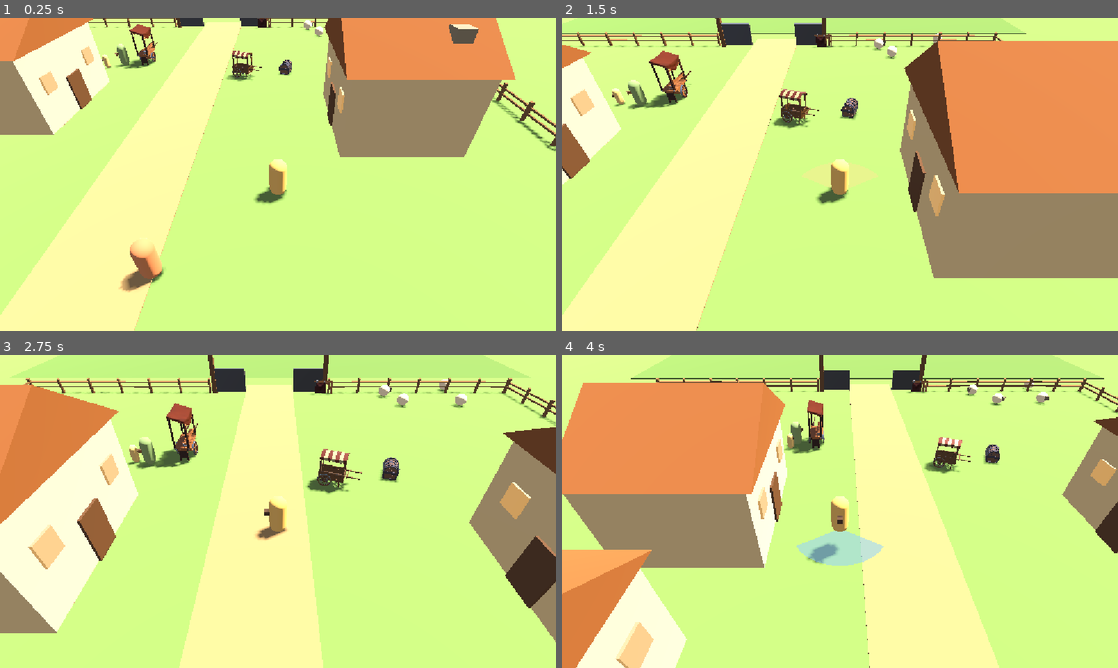
Above: before the commit, frames 1-4 (two rows, left to right).
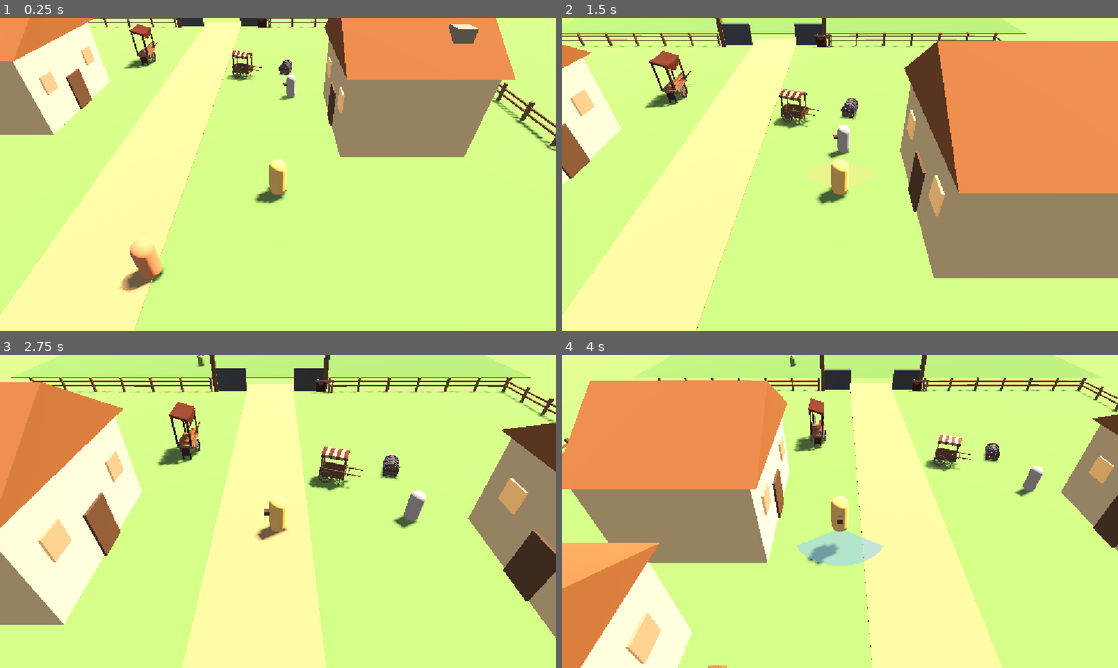
Above: after the commit, the same moments.

Repository: KQFFE/2.5D-ARPG
Game: Godot game, scene res://main.tscn
Same seed, same stepped clock (60 frames per second), same inputs: the game is played once before the commit and once after it.
Inputs (mouse positions are in pixels of both pictures, inside the frame that each line leads up to):
- Up to frame 1 (0.25 s): no input
- Up to frame 2 (1.5 s): tap Enter at 0.5 s; move the mouse to (812, 237) at 0.52 s; hold Shift (run) 0.53-1.28 s; hold W (move_up) from 0.53 s (still down); click (812, 237) at 0.67 s; tap Space (jump) at 0.77 s; move the mouse to (1006, 221) at 1.27 s; click (1006, 221) at 1.35 s
- Up to frame 3 (2.75 s): tap Space (jump) at 1.52 s; tap Shift (run) at 1.55, 2.3 s; move the mouse to (111, 464) at 2.02 s; release W (move_up) at 2.03 s; hold A (move_left) from 2.03 s (still down); hold Q (dash) from 2.03 s (still down)
- Up to frame 4 (4 s): move the mouse to (867, 511) at 2.77 s; release Q (dash) at 2.78 s; tap E (interact) at 2.85 s; click (867, 511) at 2.92 s; tap Space (jump) at 3.02, 3.77 s; tap Shift (run) at 3.05 s; move the mouse to (756, 433) at 3.52 s; release A (move_left) at 3.53 s; hold S (move_down) from 3.53 s (still down); hold Shift (run) from 3.53 s (still down); right-click (756, 433) at 3.6 s

The runs differ from the first frame. In frame 1, 0.4% of the frame differs, in the area x 18-59%, y 0-27%; in frame 2, 0.7%; in frame 3, 8.7%, in the area x 0-100%, y 0-100%; in frame 4, 8.2%.

Commit message:
Fix lamp activation wiring and actor placement after the world turn

Diff:
--- a/scenes/village.tscn
+++ b/scenes/village.tscn
@@ -22,7 +22,6 @@
 [ext_resource type="Script" uid="uid://cust64sb6anh4" path="res://scripts/occluder_fader.gd" id="20_fader"]
 [ext_resource type="PackedScene" path="res://structures/lamppost.tscn" id="21_lamppost"]
 [ext_resource type="Script" uid="uid://ckqyiucaqrf2" path="res://scripts/checkpoint_manager.gd" id="21_v3dlt"]
-[ext_resource type="Script" path="res://scripts/lamppost.gd" id="23_kbuqd"]
 
 [sub_resource type="ProceduralSkyMaterial" id="ProceduralSkyMaterial_village"]
 sky_top_color = Color(0.42, 0.56, 0.76, 1)
@@ -322,7 +321,7 @@
 transform = Transform3D(1, 0, 0, 0, 1, 0, 0, 0, 1, 2, 0, 4)
 
 [node name="OldMan" parent="Actors" unique_id=899328199 instance=ExtResource("2_npc")]
-transform = Transform3D(0.87758255, 0, 0.47942555, 0, 1, 0, -0.47942555, 0, 0.87758255, -7, 0, 9)
+transform = Transform3D(0.87758255, 0, 0.47942555, 0, 1, 0, -0.47942555, 0, 0.87758255, 7, 0, -9)
 speaker_name = "Old Bran"
 body_color = Color(0.62, 0.63, 0.68, 1)
 body_scale = 0.95
@@ -331,7 +330,7 @@
 wander_radius = 1.2
 
 [node name="Mother" parent="Actors" unique_id=2057657236 instance=ExtResource("2_npc")]
-transform = Transform3D(0.921061, 0, -0.38941833, 0, 1, 0, 0.38941833, 0, 0.921061, -6, 0, -15)
+transform = Transform3D(0.921061, 0, -0.38941833, 0, 1, 0, 0.38941833, 0, 0.921061, 6, 0, 15)
 speaker_name = "Mother"
 body_color = Color(0.5, 0.62, 0.45, 1)
 lines = PackedStringArray("Hush now. Stay close to me.", "The goblins came right up to the fence last night.", "We have not slept properly in a fortnight.")
@@ -339,7 +338,7 @@
 wander_radius = 1.1
 
 [node name="Child" parent="Actors" unique_id=1618072906 instance=ExtResource("2_npc")]
-transform = Transform3D(0.6967067, 0, 0.7173561, 0, 1, 0, -0.7173561, 0, 0.6967067, -7, 0, -14)
+transform = Transform3D(0.6967067, 0, 0.7173561, 0, 1, 0, -0.7173561, 0, 0.6967067, 7, 0, 14)
 speaker_name = "Child"
 body_color = Color(0.85, 0.75, 0.52, 1)
 body_scale = 0.65
@@ -348,28 +347,28 @@
 wander_radius = 1.6
 
 [node name="Sheep1" parent="Actors" unique_id=1010673679 instance=ExtResource("4_sheep")]
-transform = Transform3D(1, 0, 0, 0, 1, 0, 0, 0, 1, 9, 0, -25)
+transform = Transform3D(1, 0, 0, 0, 1, 0, 0, 0, 1, 10, 0, 28)
 
 [node name="Sheep2" parent="Actors" unique_id=2119986073 instance=ExtResource("4_sheep")]
-transform = Transform3D(-0.50484604, 0, 0.8632094, 0, 1, 0, -0.8632094, 0, -0.50484604, 15, 0, -26.5)
+transform = Transform3D(-0.50484604, 0, 0.8632094, 0, 1, 0, -0.8632094, 0, -0.50484604, 14.5, 0, 27)
 
 [node name="Sheep3" parent="Actors" unique_id=63605799 instance=ExtResource("4_sheep")]
-transform = Transform3D(-0.3623577, 0, 0.9320391, 0, 1, 0, -0.9320391, 0, -0.3623577, 14.5, 0, -23.5)
+transform = Transform3D(-0.3623577, 0, 0.9320391, 0, 1, 0, -0.9320391, 0, -0.3623577, 14.5, 0, 23.5)
 
 [node name="Sheep4" parent="Actors" unique_id=1224087875 instance=ExtResource("4_sheep")]
-transform = Transform3D(0.9899925, 0, 0.14112, 0, 1, 0, -0.14112, 0, 0.9899925, 10, 0, -22.5)
+transform = Transform3D(0.9899925, 0, 0.14112, 0, 1, 0, -0.14112, 0, 0.9899925, 9.5, 0, 21.5)
 
 [node name="Goblin1" parent="Actors" unique_id=748141703 instance=ExtResource("5_goblin")]
-transform = Transform3D(0, 0, -1, 0, 1, 0, 1, 0, 0, 34, 0, -6)
+transform = Transform3D(0, 0, -1, 0, 1, 0, 1, 0, 0, -6, 0, -34)
 
 [node name="Goblin2" parent="Actors" unique_id=1964188229 instance=ExtResource("5_goblin")]
-transform = Transform3D(0, 0, -1, 0, 1, 0, 1, 0, 0, 48, 0, 8)
+transform = Transform3D(0, 0, -1, 0, 1, 0, 1, 0, 0, 8, 0, -48)
 
 [node name="Goblin3" parent="Actors" unique_id=1183670448 instance=ExtResource("5_goblin")]
-transform = Transform3D(0, 0, -1, 0, 1, 0, 1, 0, 0, 60, 0, -3)
+transform = Transform3D(0, 0, -1, 0, 1, 0, 1, 0, 0, -3, 0, -60)
 
 [node name="Herb" parent="Actors" unique_id=1489182128 instance=ExtResource("6_herb")]
-transform = Transform3D(1, 0, 0, 0, 1, 0, 0, 0, 1, 44, 0, 4)
+transform = Transform3D(1, 0, 0, 0, 1, 0, 0, 0, 1, 4, 0, -44)
 
 [node name="UI" parent="." unique_id=1920752250 instance=ExtResource("11_ui")]
 
@@ -377,25 +376,10 @@
 transform = Transform3D(-4.371139e-08, 0, 1, 0, 1, 0, -1, 0, -4.371139e-08, 0, 0, 0)
 script = ExtResource("21_v3dlt")
 
-[node name="LampPostField" parent="Checkpoints" unique_id=572750452 instance=ExtResource("21_lamppost")]
-transform = Transform3D(1, 0, 0, 0, 1, 0, 0, 0, 1, 7, 0, 36)
-script = ExtResource("23_kbuqd")
-lit_color = Color(1, 0.72, 0.34, 1)
-lit_emission = 1.6
-dark_factor = 0.22
-
 [node name="LampPostMid" parent="Checkpoints" unique_id=431533878 instance=ExtResource("21_lamppost")]
-transform = Transform3D(1, 0, 0, 0, 1, 0, 0, 0, 1, 50, 0, 8)
-script = ExtResource("23_kbuqd")
-lit_color = Color(1, 0.72, 0.34, 1)
-lit_emission = 1.6
-dark_factor = 0.22
+transform = Transform3D(1, 0, 0, 0, 1, 0, 0, 0, 1, 50, 0, -8)
 checkpoint_id = "field_mid"
 
 [node name="LampPostDeep" parent="Checkpoints" unique_id=1807152022 instance=ExtResource("21_lamppost")]
-transform = Transform3D(1, 0, 0, 0, 1, 0, 0, 0, 1, 64, 0, -12)
-script = ExtResource("23_kbuqd")
-lit_color = Color(1, 0.72, 0.34, 1)
-lit_emission = 1.6
-dark_factor = 0.22
+transform = Transform3D(1, 0, 0, 0, 1, 0, 0, 0, 1, 64, 0, 12)
 checkpoint_id = "field_deep"
--- a/scripts/checkpoint.gd
+++ b/scripts/checkpoint.gd
@@ -28,13 +28,29 @@
 	# Dark until proven active, then follow the manager: it announces every change
 	# of the active checkpoint, including the one restored from the save file.
 	set_lit(false)
-	var manager := get_tree().get_first_node_in_group("checkpoint_manager")
-	if manager != null and manager.has_signal("checkpoint_activated"):
-		manager.connect("checkpoint_activated", _on_checkpoint_activated)
+	# Listen on the NEXT frame. A post is a child of the Checkpoints group, so its
+	# _ready runs BEFORE the manager's _ready - the manager is not in its group yet
+	# and a same-frame lookup finds nothing, which is why no lamp ever came on.
+	# Deferring guarantees the manager exists and has restored the saved point.
+	_connect_manager.call_deferred()
 	if _area == null:
 		push_warning("Checkpoint '%s' has no CheckpointArea child." % checkpoint_id)
 		return
 	_area.body_entered.connect(_on_body_entered)
+
+
+## Resolves the scene's checkpoint_manager and starts listening for activations.
+## Runs one frame after _ready, so the manager is guaranteed to be in its group.
+## It also applies the point already restored from the save file, because that
+## announce fired before this post could hear it.
+func _connect_manager() -> void:
+	var manager := get_tree().get_first_node_in_group("checkpoint_manager")
+	if manager == null:
+		return
+	if manager.has_signal("checkpoint_activated"):
+		manager.connect("checkpoint_activated", _on_checkpoint_activated)
+	if manager.has_method("current_id"):
+		_on_checkpoint_activated(String(manager.current_id()))
 
 
 ## Lit look hook. A plain marker post has nothing to light; the lantern version in
--- a/structures/lamppost.tscn
+++ b/structures/lamppost.tscn
@@ -13,8 +13,6 @@
 
 [sub_resource type="StandardMaterial3D" id="StandardMaterial3D_glass"]
 albedo_color = Color(0.98, 0.78, 0.42, 1)
-emission = Color(1, 0.72, 0.34, 1)
-emission_energy_multiplier = 1.6
 roughness = 0.35
 
 [sub_resource type="CylinderMesh" id="CylinderMesh_base"]
Not shown, changed: README.md
